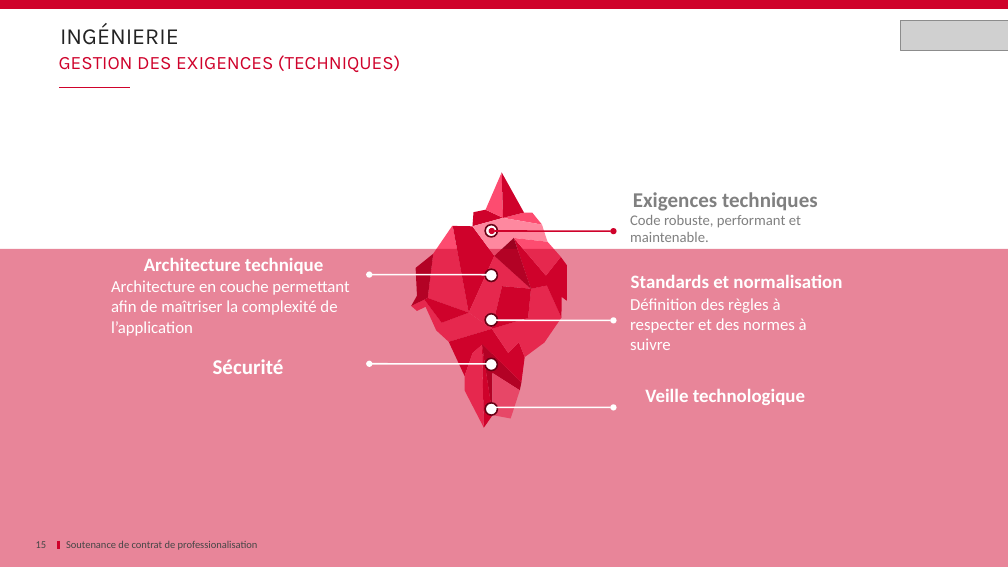
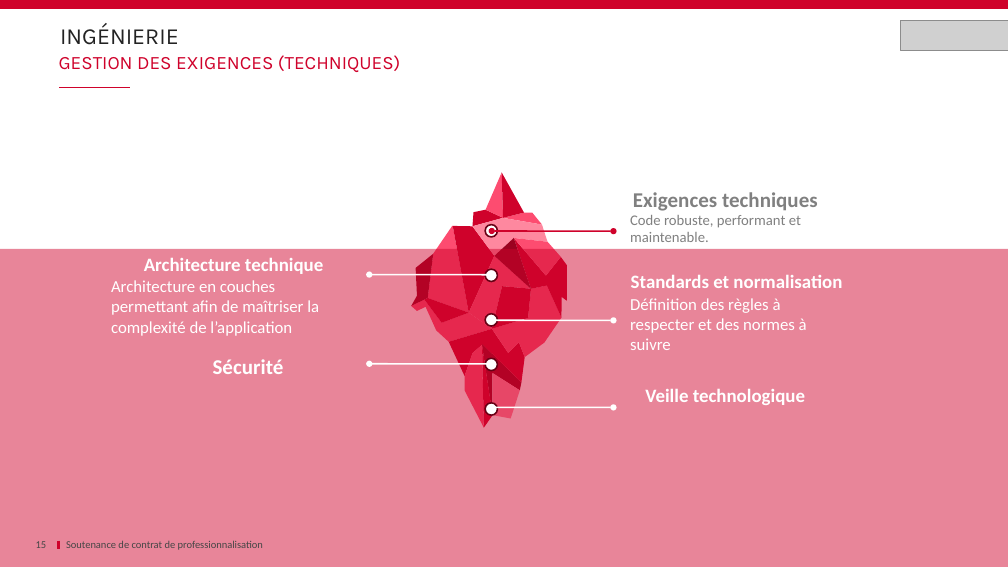
Before and after one commit to Dixit-Z/Memoire, a slide deck: slide 15 of Soutenance.pptx. Drawn at 1008x567 pixels with LibreOffice and Linux fonts; fonts in the diff are those of the drawing; grey boxes stand for pictures; background and template pictures are left out. Boxes give left, top, right and bottom in pixels: in the first picture for what was removed or moved away, otherwise in the second. Text is boxed around its words. In the diff, an @@ line names an element or a change of style, - is before the commit and + after.

```diff
--- a/Soutenance.pptx
+++ b/Soutenance.pptx
@@ text at bbox=[111, 280, 319, 336]: text changed @@
-Architecture en couche permettant afin de maîtriser la complexité de l’application
+Architecture en couches permettant afin de maîtriser la complexité de l’application
@@ text at bbox=[66, 540, 263, 550]: text changed @@
-Soutenance de contrat de professionalisation
+Soutenance de contrat de professionnalisation
```
Also in this commit, not shown: 39 other slides changed, 1 slide added.
